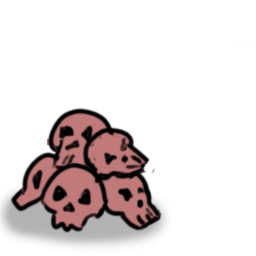
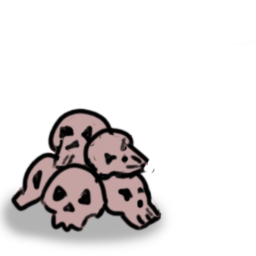
Layered file, before and after one edit (256x256). Changes by layer:
painted on "Colorize Mask 1" over [12, 109, 161, 231]
painted on "Paint Layer 7" over [12, 109, 161, 231]
